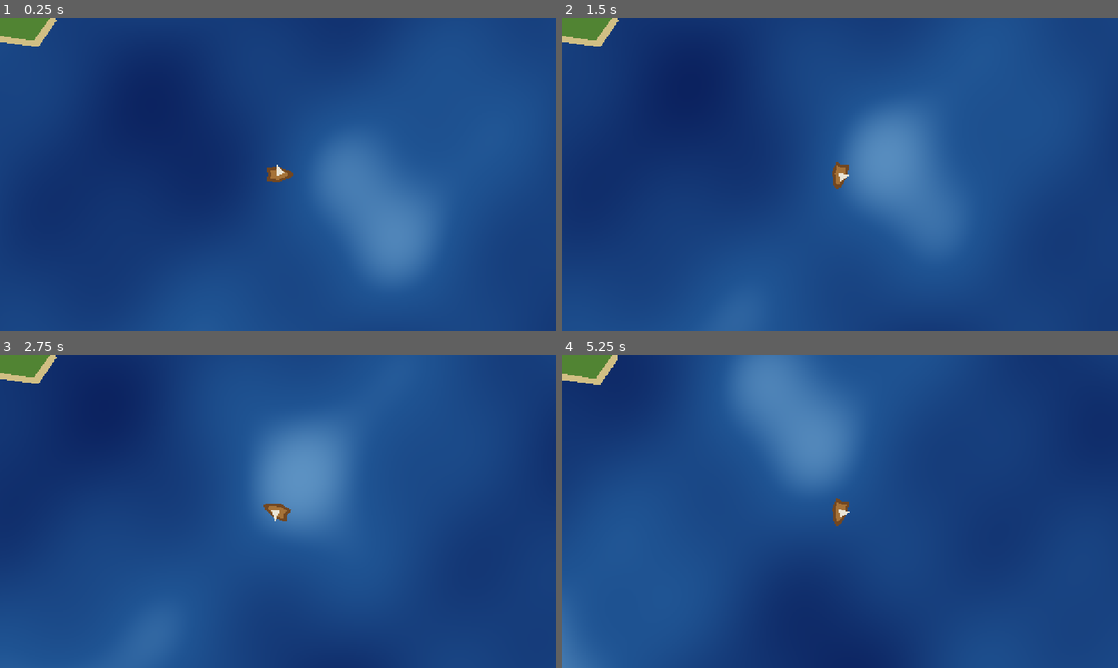
Above: before the commit, frames 1-4 (two rows, left to right).
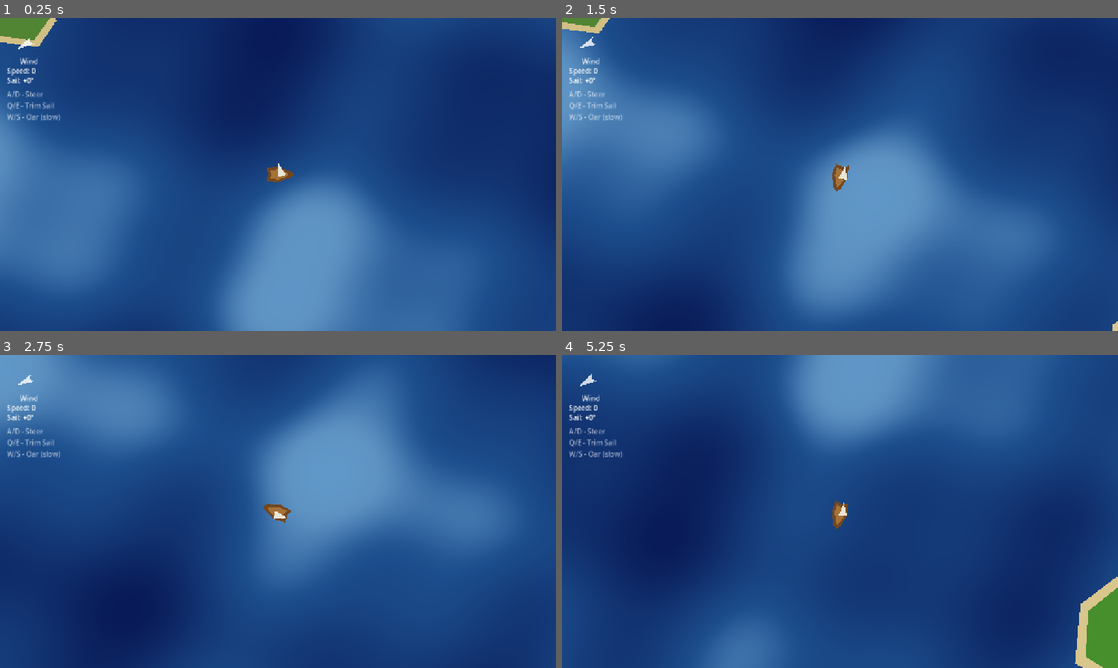
Above: after the commit, the same moments.

Repository: fildon/Take-the-Helm
Game: Godot game, scene res://scenes/main.tscn
The game is run twice, just before and just after one commit, with the same random seed, the same clock (stepped at 60 frames per second) and the same inputs.
Inputs (mouse positions are in pixels of both pictures, inside the frame that each line leads up to):
- Up to frame 1 (0.25 s): no input
- Up to frame 2 (1.5 s): move the mouse to (962, 158) at 0.52 s; hold D 0.53-1.25 s; hold Q 0.53-1.25 s; click (962, 158) at 0.67 s; tap E at 0.8 s; drag from (728, 190) to (812, 237) at 1.27 s
- Up to frame 3 (2.75 s): move the mouse to (333, 442) at 2.02 s; hold D from 2.03 s (still down); hold Q from 2.03 s (still down); click (333, 442) at 2.17 s; tap E at 2.3 s
- Up to frame 4 (5.25 s): release D at 2.75 s; release Q at 2.75 s; drag from (812, 574) to (673, 464) at 2.77 s; move the mouse to (1006, 558) at 3.52 s; hold A 3.53-4.25 s; hold Q 3.53-4.25 s; click (1006, 558) at 3.67 s; tap E at 3.8 s; drag from (673, 464) to (756, 433) at 4.27 s; move the mouse to (867, 511) at 5.02 s; hold S from 5.03 s (still down); hold Q from 5.03 s (still down); click (867, 511) at 5.17 s

The runs differ from the first frame. In frame 1, 47% of the frame differs, in the area x 0-100%, y 0-100%; in frame 2, 44%; in frame 3, 36%; in frame 4, 47%.

Commit message:
Initial wind mechanics

Diff:
--- a/project.godot
+++ b/project.godot
@@ -18,6 +18,10 @@
 run/main_scene="res://scenes/main.tscn"
 config/features=PackedStringArray("4.6", "Forward Plus")
 
+[autoload]
+
+Wind="*res://scripts/wind.gd"
+
 [display]
 
 window/size/viewport_width=1280
--- a/scenes/boat.tscn
+++ b/scenes/boat.tscn
@@ -18,7 +18,7 @@
 
 [node name="Sail" type="Polygon2D" parent="."]
 color = Color(0.92, 0.9, 0.84, 1)
-polygon = PackedVector2Array(-2, -16, 10, -2, -2, 2)
+polygon = PackedVector2Array(0, -18, 12, 0, 0, 4)
 
 [node name="CollisionShape2D" type="CollisionShape2D" parent="."]
 shape = SubResource("RectShape_1")
--- a/scenes/main.tscn
+++ b/scenes/main.tscn
@@ -1,8 +1,10 @@
-[gd_scene load_steps=8 format=3]
+[gd_scene load_steps=10 format=3]
 
 [ext_resource type="PackedScene" path="res://scenes/boat.tscn" id="1_boat"]
 [ext_resource type="Shader" path="res://shaders/water.gdshader" id="2_water"]
 [ext_resource type="Script" path="res://scripts/camera_rig.gd" id="3_cam"]
+[ext_resource type="Script" path="res://scripts/ocean.gd" id="4_ocean"]
+[ext_resource type="PackedScene" path="res://scenes/wind_hud.tscn" id="5_hud"]
 
 [sub_resource type="ShaderMaterial" id="ShaderMat_1"]
 shader = ExtResource("2_water")
@@ -12,6 +14,8 @@
 shader_parameter/wave_speed = 0.4
 shader_parameter/wave_scale = 0.008
 shader_parameter/foam_threshold = 0.72
+shader_parameter/wind_direction = Vector2(1, 0)
+shader_parameter/wind_strength = 0.5
 
 [sub_resource type="CircleShape2D" id="Circle_1"]
 radius = 90.0
@@ -29,6 +33,7 @@
 material = SubResource("ShaderMat_1")
 color = Color(0.1, 0.3, 0.6, 1)
 polygon = PackedVector2Array(-10000, -10000, 10000, -10000, 10000, 10000, -10000, 10000)
+script = ExtResource("4_ocean")
 
 [node name="Islands" type="Node2D" parent="."]
 
@@ -73,7 +78,13 @@
 shape = SubResource("Circle_3")
 
 [node name="Boat" parent="." instance=ExtResource("1_boat")]
+groups = ["boat"]
 
 [node name="Camera" type="Camera2D" parent="."]
 script = ExtResource("3_cam")
 zoom = Vector2(1.5, 1.5)
+
+[node name="HUDLayer" type="CanvasLayer" parent="."]
+layer = 10
+
+[node name="WindHUD" parent="HUDLayer" instance=ExtResource("5_hud")]
--- /dev/null
+++ b/scenes/wind_hud.tscn
@@ -0,0 +1,54 @@
+[gd_scene load_steps=2 format=3]
+
+[ext_resource type="Script" path="res://scripts/wind_hud.gd" id="1_hud"]
+
+[node name="WindHUD" type="Control"]
+layout_mode = 3
+anchors_preset = 15
+anchor_left = 0.0
+anchor_top = 0.0
+anchor_right = 1.0
+anchor_bottom = 1.0
+mouse_filter = 2
+script = ExtResource("1_hud")
+
+[node name="WindArrow" type="Polygon2D" parent="."]
+position = Vector2(60, 60)
+color = Color(1, 1, 1, 0.8)
+polygon = PackedVector2Array(0, -20, -8, 14, 0, 8, 8, 14)
+
+[node name="WindLabel" type="Label" parent="."]
+layout_mode = 0
+offset_left = 16.0
+offset_top = 88.0
+offset_right = 116.0
+offset_bottom = 108.0
+text = "Wind"
+horizontal_alignment = 1
+
+[node name="SpeedLabel" type="Label" parent="."]
+layout_mode = 0
+offset_left = 16.0
+offset_top = 110.0
+offset_right = 160.0
+offset_bottom = 130.0
+text = "Speed: 0"
+
+[node name="SailLabel" type="Label" parent="."]
+layout_mode = 0
+offset_left = 16.0
+offset_top = 132.0
+offset_right = 160.0
+offset_bottom = 152.0
+text = "Sail: +0°"
+
+[node name="ControlsHint" type="Label" parent="."]
+layout_mode = 0
+offset_left = 16.0
+offset_top = 164.0
+offset_right = 220.0
+offset_bottom = 220.0
+text = "A/D - Steer
+Q/E - Trim Sail
+W/S - Oar (slow)"
+modulate = Color(1, 1, 1, 0.6)
--- a/scripts/boat.gd
+++ b/scripts/boat.gd
@@ -1,27 +1,42 @@
 extends CharacterBody2D
-## Player-controlled boat with arcade thrust-and-steer physics.
-## Forward direction is local +X (right).  The boat gains momentum
-## when thrusting and gradually slows via water drag.
+## Player-controlled sailing boat.
+## Forward direction is local +X (right).  The boat is propelled by
+## wind acting on a trim-able sail, with lateral keel resistance and
+## water drag.  Steering via rudder (A/D), sail trim via Q/E.
 
 # ── Movement tuning ──────────────────────────────────────────────
 @export_group("Movement")
-## Forward acceleration in pixels / second².
-@export var thrust_force: float = 300.0
-## Reverse thrust as a fraction of forward thrust.
-@export var reverse_factor: float = 0.4
 ## Turning rate in radians / second.
 @export var turn_speed: float = 2.5
-## Linear drag coefficient – higher values = more water resistance.
+## Linear drag coefficient – higher = more water resistance.
 @export_range(0.0, 0.1) var drag: float = 0.02
 ## Maximum speed in pixels / second.
 @export var max_speed: float = 500.0
 
-# Convenience: current speed for other systems (HUD, camera, etc.)
+@export_group("Sail")
+## How effectively the sail converts wind into force (area factor).
+@export var sail_efficiency: float = 1.0
+## How quickly the player can rotate the sail (radians / second).
+@export var sail_trim_speed: float = 2.0
+## Maximum sail angle from centreline (radians). ~80 degrees.
+@export var max_sail_angle: float = 1.4
+## Keel lateral-resistance factor (0 = no keel, 1 = perfect keel).
+@export_range(0.0, 1.0) var keel_factor: float = 0.85
+## Small auxiliary thrust (rowing / motor) for manoeuvring, px/s².
+@export var aux_thrust: float = 60.0
+
+# ── Runtime state (readable by HUD / camera) ─────────────────────
+## Current boat speed in px/s.
 var speed: float = 0.0
+## Current sail angle relative to the hull (radians, 0 = aligned with hull).
+var sail_angle: float = 0.0
+
+# ── Node references ──────────────────────────────────────────────
+@onready var _sail_polygon: Polygon2D = $Sail
 
 
 func _physics_process(delta: float) -> void:
-	# ── Steering ──────────────────────────────────────────────────
+	# ── Steering (rudder) ─────────────────────────────────────────
 	var steer := 0.0
 	if Input.is_key_pressed(KEY_A) or Input.is_key_pressed(KEY_LEFT):
 		steer -= 1.0
@@ -29,15 +44,60 @@
 		steer += 1.0
 	rotation += steer * turn_speed * delta
 
-	# ── Thrust ────────────────────────────────────────────────────
+	# ── Sail trim (Q / E) ────────────────────────────────────────
+	var trim := 0.0
+	if Input.is_key_pressed(KEY_Q):
+		trim -= 1.0
+	if Input.is_key_pressed(KEY_E):
+		trim += 1.0
+	sail_angle = clampf(sail_angle + trim * sail_trim_speed * delta,
+						-max_sail_angle, max_sail_angle)
+
+	# ── Wind force on sail ────────────────────────────────────────
+	var wind_dir: Vector2 = Wind.wind_direction
+	var wind_str: float   = Wind.wind_strength
+
+	# Apparent wind = true wind − boat velocity (simplified).
+	var apparent_wind := wind_dir * wind_str - velocity
+	var apparent_strength := apparent_wind.length()
+
+	if apparent_strength > 0.1:
+		var apparent_dir := apparent_wind.normalized()
+
+		# Sail normal (perpendicular to the sail chord) in world space.
+		var sail_world_angle := rotation + sail_angle
+		var sail_normal := Vector2.UP.rotated(sail_world_angle)
+
+		# Force magnitude ∝ |dot(apparent_wind_dir, sail_normal)|.
+		# This naturally gives zero force when the wind is along the sail
+		# and max force when perpendicular to it.
+		var force_mag := absf(apparent_dir.dot(sail_normal)) * apparent_strength * sail_efficiency
+
+		# Force direction: push along the apparent wind direction projected
+		# onto the sail normal side (away from wind).
+		var push_dir := sail_normal if apparent_dir.dot(sail_normal) > 0.0 else -sail_normal
+		var sail_force := push_dir * force_mag
+
+		velocity += sail_force * delta
+
+	# ── Auxiliary thrust (W / S — small, for docking) ─────────────
 	var throttle := 0.0
 	if Input.is_key_pressed(KEY_W) or Input.is_key_pressed(KEY_UP):
 		throttle += 1.0
 	if Input.is_key_pressed(KEY_S) or Input.is_key_pressed(KEY_DOWN):
-		throttle -= reverse_factor
+		throttle -= 0.4
+	if throttle != 0.0:
+		var forward := Vector2.RIGHT.rotated(rotation)
+		velocity += forward * throttle * aux_thrust * delta
 
-	var forward := Vector2.RIGHT.rotated(rotation)
-	velocity += forward * throttle * thrust_force * delta
+	# ── Keel: resist lateral (sideways) motion ───────────────────
+	var forward_dir := Vector2.RIGHT.rotated(rotation)
+	var lateral_dir := Vector2.DOWN.rotated(rotation)
+
+	var forward_component := velocity.dot(forward_dir)
+	var lateral_component := velocity.dot(lateral_dir)
+	# Reduce lateral velocity by the keel factor.
+	velocity = forward_dir * forward_component + lateral_dir * lateral_component * (1.0 - keel_factor)
 
 	# ── Drag (frame-rate independent) ────────────────────────────
 	velocity *= pow(1.0 - drag, delta * 60.0)
@@ -51,4 +111,8 @@
 		velocity = Vector2.ZERO
 		speed = 0.0
 
+	# ── Update sail visual ────────────────────────────────────────
+	if _sail_polygon:
+		_sail_polygon.rotation = sail_angle
+
 	move_and_slide()
--- /dev/null
+++ b/scripts/ocean.gd
@@ -0,0 +1,12 @@
+extends Polygon2D
+## Feeds the Wind autoload's direction and strength into the ocean
+## ShaderMaterial each frame so waves match the wind.
+
+func _process(_delta: float) -> void:
+	var mat := material as ShaderMaterial
+	if not mat:
+		return
+	mat.set_shader_parameter("wind_direction", Wind.wind_direction)
+	# Normalise strength to roughly 0-1 for the shader.
+	var norm := clampf(Wind.wind_strength / 300.0, 0.0, 1.0)
+	mat.set_shader_parameter("wind_strength", norm)
--- /dev/null
+++ b/scripts/wind.gd
@@ -0,0 +1,52 @@
+extends Node
+## Global wind system.
+## Provides a smoothly varying wind direction and strength that other
+## systems (boat physics, water shader, HUD) can query each frame.
+## Add this script as an autoload named "Wind".
+
+# ── Tuning ────────────────────────────────────────────────────────
+@export_group("Wind")
+## Base wind strength in pixels / second².
+@export var base_strength: float = 180.0
+## Extra strength added during gusts.
+@export var gust_intensity: float = 90.0
+## How quickly the wind direction drifts (radians / second).
+@export var drift_speed: float = 0.15
+## Starting wind angle in radians (0 = blowing to the right / +X).
+@export var initial_angle: float = PI * 0.25
+
+# ── Runtime state ─────────────────────────────────────────────────
+## Current wind direction (unit vector – the direction the wind blows TOWARD).
+var wind_direction: Vector2 = Vector2.RIGHT
+## Current wind strength (pixels / s²).
+var wind_strength: float = 0.0
+
+# Internal accumulators for Perlin-like layered sine variation.
+var _time: float = 0.0
+
+
+func _ready() -> void:
+	wind_direction = Vector2.RIGHT.rotated(initial_angle)
+	wind_strength = base_strength
+
+
+func _process(delta: float) -> void:
+	_time += delta
+
+	# ── Direction drift (two layered sine waves) ─────────────────
+	var angle_offset := (
+		sin(_time * drift_speed * 1.0) * 0.45
+		+ sin(_time * drift_speed * 2.7 + 1.3) * 0.25
+	)
+	var current_angle := initial_angle + angle_offset
+	wind_direction = Vector2.RIGHT.rotated(current_angle)
+
+	# ── Strength variation (base + gusts) ────────────────────────
+	var gust := (
+		sin(_time * 0.4) * 0.5
+		+ sin(_time * 1.1 + 2.0) * 0.3
+		+ sin(_time * 2.6 + 5.0) * 0.2
+	)
+	# gust now in roughly [-1, 1]; remap to [0, 1]
+	gust = clampf((gust + 1.0) * 0.5, 0.0, 1.0)
+	wind_strength = base_strength + gust * gust_intensity
--- /dev/null
+++ b/scripts/wind_hud.gd
@@ -0,0 +1,36 @@
+extends Control
+## HUD overlay: wind direction arrow, speed read-out, and sail trim hint.
+
+@onready var _wind_arrow: Polygon2D = $WindArrow
+@onready var _speed_label: Label = $SpeedLabel
+@onready var _sail_label: Label  = $SailLabel
+
+var _boat: CharacterBody2D
+
+
+func _ready() -> void:
+	# Find the boat in the scene tree (sibling or child of parent).
+	_boat = get_tree().get_first_node_in_group("boat") as CharacterBody2D
+	if not _boat:
+		# Fall back to path from main scene.
+		_boat = get_node_or_null("../Boat") as CharacterBody2D
+
+
+func _process(_delta: float) -> void:
+	# ── Wind arrow ────────────────────────────────────────────────
+	if _wind_arrow:
+		# Show the direction the wind is blowing *from* (more intuitive).
+		var from_angle := Wind.wind_direction.angle() + PI
+		_wind_arrow.rotation = from_angle
+		# Scale slightly with strength.
+		var s := remap(Wind.wind_strength, 100.0, 300.0, 0.8, 1.4)
+		_wind_arrow.scale = Vector2(s, s)
+
+	# ── Speed read-out ────────────────────────────────────────────
+	if _speed_label and _boat:
+		_speed_label.text = "Speed: %d" % roundi(_boat.speed)
+
+	# ── Sail angle hint ──────────────────────────────────────────
+	if _sail_label and _boat:
+		var deg := rad_to_deg(_boat.sail_angle)
+		_sail_label.text = "Sail: %+.0f°" % deg
--- a/shaders/water.gdshader
+++ b/shaders/water.gdshader
@@ -1,7 +1,7 @@
 shader_type canvas_item;
 // Animated ocean surface – layered sine waves with foam highlights.
 // Uses world-space coordinates so the pattern scrolls correctly
-// as the camera moves.
+// as the camera moves.  Wind direction and strength bias the waves.
 
 uniform vec4 deep_color   : source_color = vec4(0.04, 0.12, 0.36, 1.0);
 uniform vec4 shallow_color: source_color = vec4(0.15, 0.40, 0.65, 1.0);
@@ -10,6 +10,10 @@
 uniform float wave_scale : hint_range(0.001, 0.05) = 0.008;
 uniform float foam_threshold : hint_range(0.0, 1.0) = 0.72;
 
+// Wind parameters (set from script each frame).
+uniform vec2  wind_direction = vec2(1.0, 0.0);
+uniform float wind_strength  = 0.5; // normalised 0-1
+
 varying vec2 world_pos;
 
 void vertex() {
@@ -17,22 +21,30 @@
 }
 
 void fragment() {
-	vec2 p = world_pos * wave_scale;
+	// Rotate UV space so the primary wave axis aligns with wind.
+	vec2 wd = normalize(wind_direction + vec2(0.001));
+	// Build a 2D rotation from wind direction.
+	mat2 wind_rot = mat2(vec2(wd.x, -wd.y), vec2(wd.y, wd.x));
+	vec2 p = wind_rot * (world_pos * wave_scale);
 	float t = TIME * wave_speed;
 
-	// Four octaves of sine waves at different angles and frequencies.
-	float w1 = sin(p.x * 1.1 + t)           * cos(p.y * 0.9 + t * 0.7);
+	// Amplitude boost from wind (1.0 at calm, up to 1.6 at full wind).
+	float amp = mix(1.0, 1.6, wind_strength);
+
+	// Four octaves of sine waves – now biased along the wind axis.
+	float w1 = sin(p.x * 1.1 + t)           * cos(p.y * 0.9 + t * 0.7) * amp;
 	float w2 = sin(p.x * 0.6 + p.y * 0.8 + t * 1.2) * 0.6;
-	float w3 = sin(p.x * 2.3 - p.y * 1.7 + t * 0.6) * 0.3;
+	float w3 = sin(p.x * 2.3 - p.y * 1.7 + t * 0.6) * 0.3 * amp;
 	float w4 = sin(p.x * 3.1 + p.y * 2.8 + t * 1.8) * 0.15;
 
 	float wave = (w1 + w2 + w3 + w4) * 0.25 + 0.5;
 
 	vec4 col = mix(deep_color, shallow_color, wave);
 
-	// Foam highlights on wave crests.
-	if (wave > foam_threshold) {
-		float foam = smoothstep(foam_threshold, 1.0, wave);
+	// Foam highlights on wave crests – more foam in strong wind.
+	float foam_thresh = foam_threshold - wind_strength * 0.12;
+	if (wave > foam_thresh) {
+		float foam = smoothstep(foam_thresh, 1.0, wave);
 		col = mix(col, foam_color, foam * 0.4);
 	}
 
Not shown, added: scripts/ocean.gd.uid
Not shown, added: scripts/wind.gd.uid
Not shown, added: scripts/wind_hud.gd.uid
